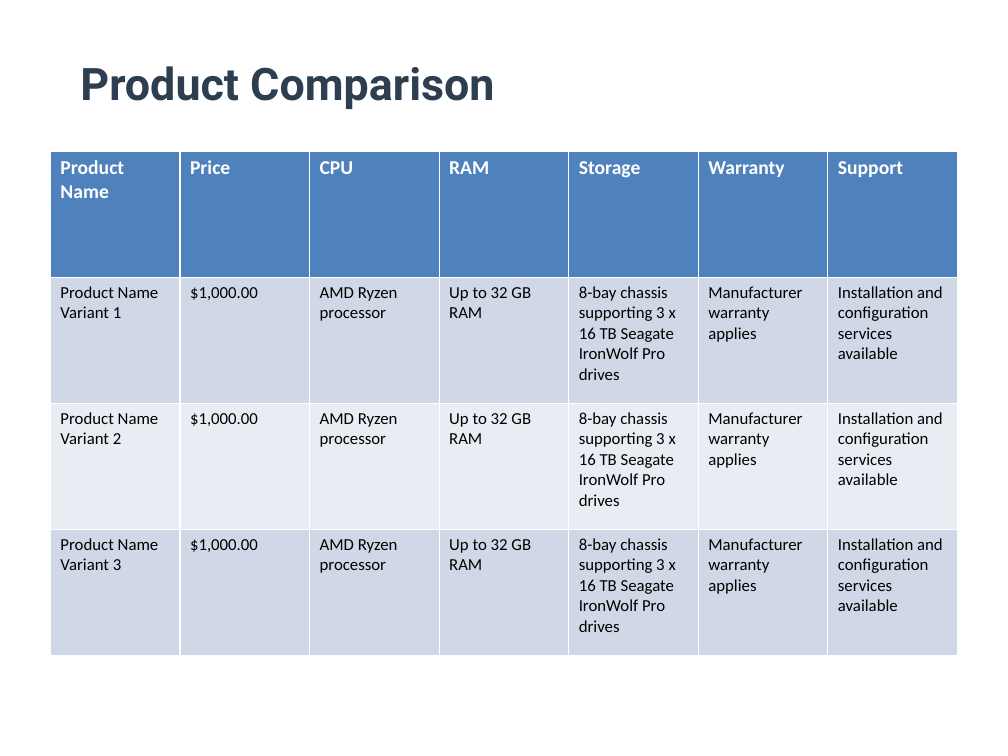
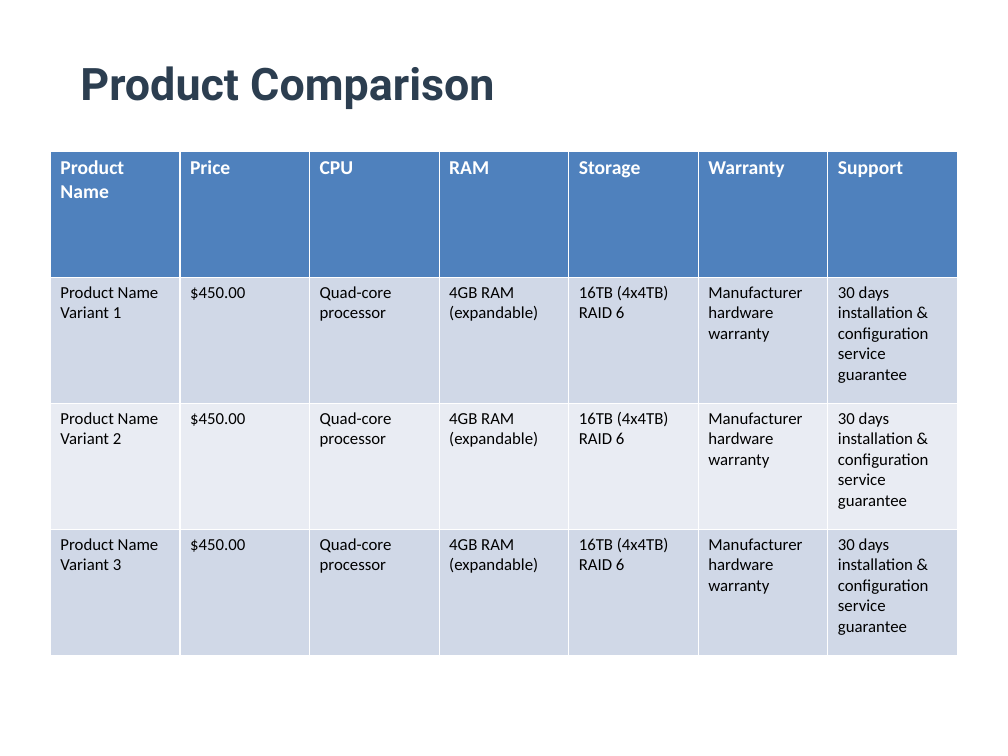
Before and after one commit to TejasGupta-27/b2b-sales-backend, a slide deck: slide 10 of Data/pitch_decks/pitch_deck_001.pptx. Drawn at 1008x756 pixels with LibreOffice and Linux fonts; fonts in the diff are those of the drawing. Boxes give left, top, right and bottom in pixels: in the first picture for what was removed or moved away, otherwise in the second. Text is boxed around its words. In the diff, an @@ line names an element or a change of style, - is before the commit and + after.

```diff
--- a/Data/pitch_decks/pitch_deck_001.pptx
+++ b/Data/pitch_decks/pitch_deck_001.pptx
@@ table at [50,151,961,655] @@
-row 2: Product Name Variant 1 | $1,000.00 | AMD Ryzen processor | Up to 32 GB RAM | 8-bay chassis supporting 3 x 16 TB Seagate IronWolf Pro drives | Manufacturer warranty applies | Installation and configuration services available
+row 2: Product Name Variant 1 | $450.00 | Quad-core processor | 4GB RAM (expandable) | 16TB (4x4TB) RAID 6 | Manufacturer hardware warranty | 30 days installation & configuration service guarantee
-row 3: Product Name Variant 2 | $1,000.00 | AMD Ryzen processor | Up to 32 GB RAM | 8-bay chassis supporting 3 x 16 TB Seagate IronWolf Pro drives | Manufacturer warranty applies | Installation and configuration services available
+row 3: Product Name Variant 2 | $450.00 | Quad-core processor | 4GB RAM (expandable) | 16TB (4x4TB) RAID 6 | Manufacturer hardware warranty | 30 days installation & configuration service guarantee
-row 4: Product Name Variant 3 | $1,000.00 | AMD Ryzen processor | Up to 32 GB RAM | 8-bay chassis supporting 3 x 16 TB Seagate IronWolf Pro drives | Manufacturer warranty applies | Installation and configuration services available
+row 4: Product Name Variant 3 | $450.00 | Quad-core processor | 4GB RAM (expandable) | 16TB (4x4TB) RAID 6 | Manufacturer hardware warranty | 30 days installation & configuration service guarantee
```
Also in this commit, not shown: 8 other slides changed, 10 other files.
